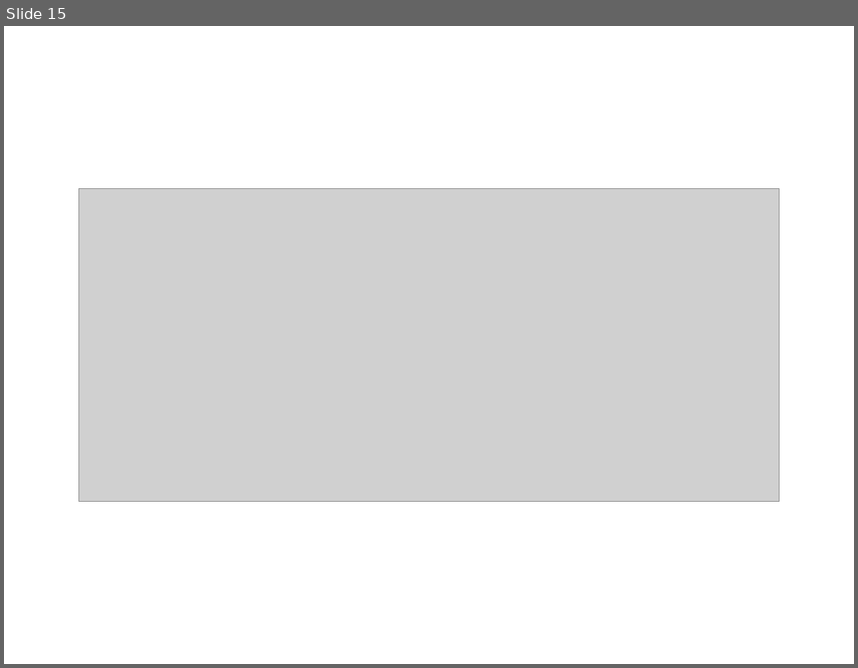
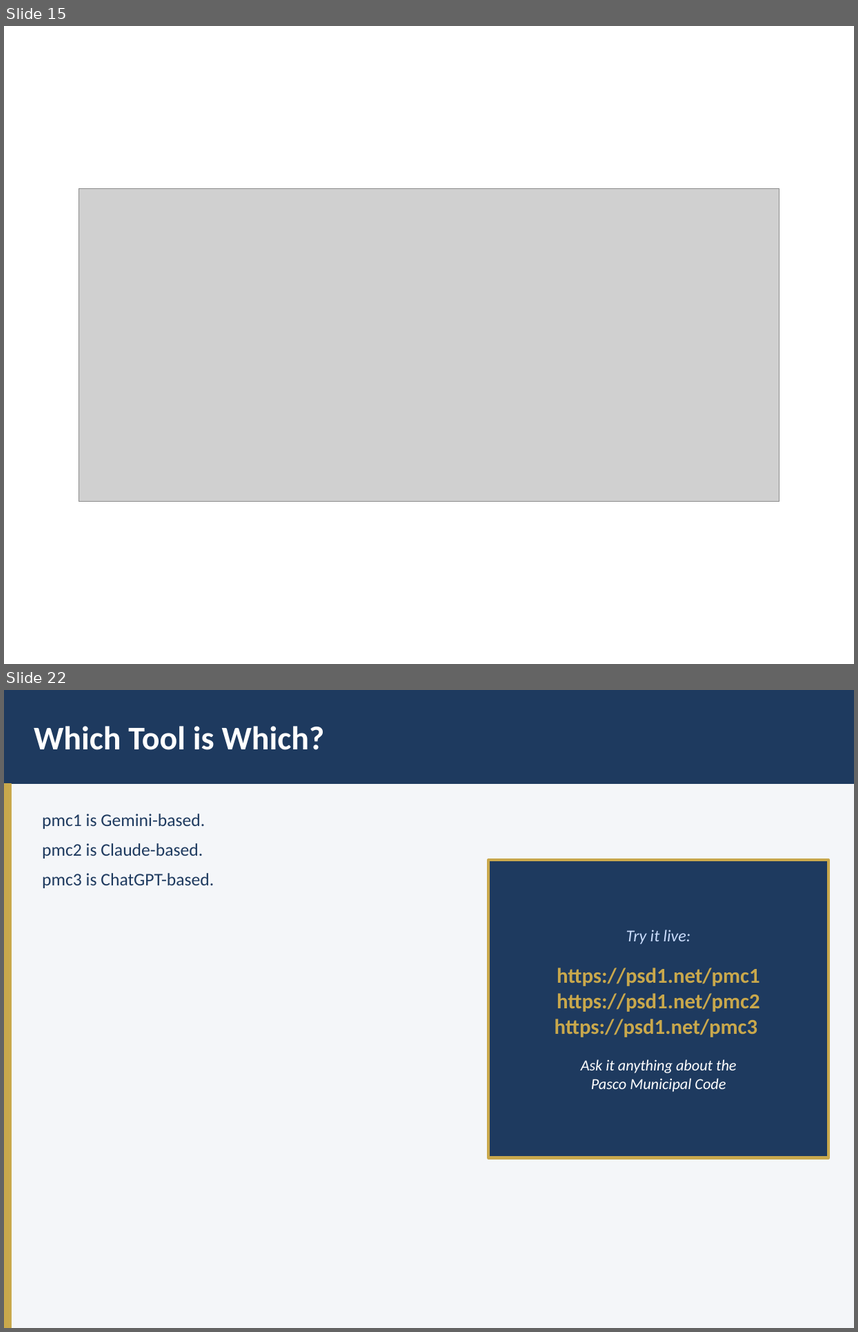
Before and after one commit to jweisenfeld/AI, a slide deck: pmc1/PMC-AI-Technical-Overview.pptx. Shown one above the other, each under a label of ours: slide 15 before the commit, slides 15 and 22 after it; the slides between them are not shown. The pictures are 858x668 and 858x1332 pixels, drawn with LibreOffice and Linux fonts; fonts in the diff are those of the drawing; grey boxes stand for pictures. Boxes give left, top, right and bottom in pixels: in the first picture for what was removed or moved away, otherwise in the second. Text is boxed around its words. In the diff, an @@ line names an element or a change of style, - is before the commit and + after.

```diff
--- a/pmc1/PMC-AI-Technical-Overview.pptx
+++ b/pmc1/PMC-AI-Technical-Overview.pptx
@@ slide 22 added at (x1=4, y1=690, x2=854, y2=1328), background #F4F6F9 @@
@@ rectangle added at (x1=4, y1=690, x2=854, y2=784), fill #1E3A5F, outline #1E3A5F 1 pt @@
@@ text added at (x1=34, y1=726, x2=325, y2=750), 28 pt, text #FFFFFF, bold @@
+Which Tool is Which?
@@ rectangle added at (x1=4, y1=784, x2=11, y2=1328), fill #C9A84C, outline #C9A84C 1 pt @@
@@ text added at (x1=42, y1=814, x2=214, y2=888), 15 pt, text #1E3A5F @@
+pmc1 is Gemini-based.
+pmc2 is Claude-based.
+pmc3 is ChatGPT-based.
@@ rectangle added at (x1=488, y1=860, x2=829, y2=1158), fill #1E3A5F, outline #C9A84C 2.5 pt @@
@@ text added at (x1=555, y1=929, x2=760, y2=1092), 18 pt, text #C9A84C, bold @@
+Try it live:
+https://psd1.net/pmc1
+https://psd1.net/pmc2
+https://psd1.net/pmc3
+Ask it anything about the
+Pasco Municipal Code
```
Also in this commit, not shown: 2 slides changed, 7 other slides added.
